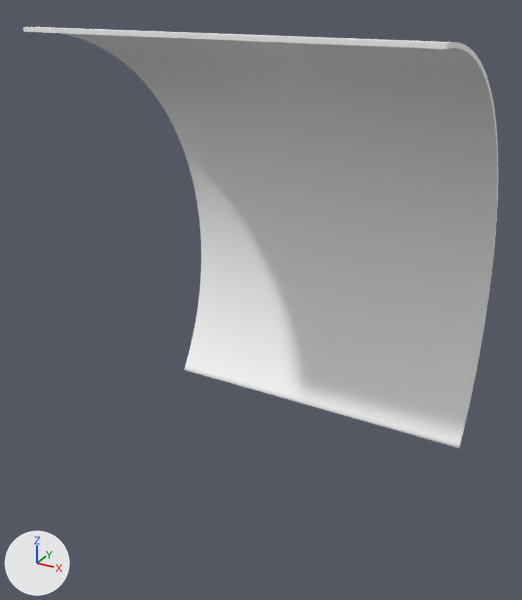
What one commit did to the FBX model Assets/Art/Meshs/1-Enviros/Kit/ArchWall/SM_ArchWall_MediumCut.fbx.
Camera for both pictures: a camera (50 mm lens) standing at (3.55, -13.14, 0.96) and looking at (-5.71, 3.7, -7.46). The lights are fixed; the arrows at lower left show +X, +Y and +Z. The older version comes first. Where no turn or scale is listed for an object, it has been applied to the vertices.

In view in the first picture: 'SM_ArchWall_MediumCut'.
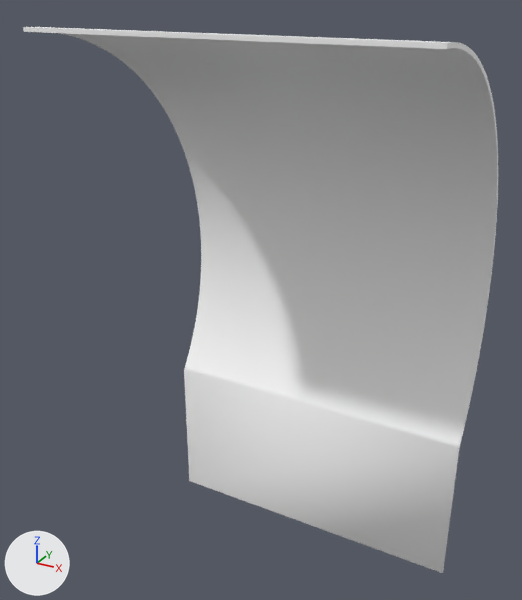
Location of each change, [x1, y1, x2, y2] in pixels of the pictures (522 x 600 px):
'SM_ArchWall_MediumCut', reshaped (30% taller): before [23, 27, 498, 448]; after [23, 27, 498, 573]
part 1 of me_scene_003, built on: before [189, 371, 457, 448]; after [184, 370, 459, 573]

The change, as a diff of the scene's bpy script:
```diff
--- a/Assets/Art/Meshs/1-Enviros/Kit/ArchWall/SM_ArchWall_MediumCut.fbx.py
+++ b/Assets/Art/Meshs/1-Enviros/Kit/ArchWall/SM_ArchWall_MediumCut.fbx.py
@@ me_scene_003 @@
 # used by ob_sm_archwall_mediumcut; location = (0.0, 0.0, 0.0)
 # verts and faces of me_scene_003; kept vertices keep their numbers, new ones are numbered from 420
 # before: 0 (0.0, 5.79, -11.96) at pixel (459, 448), 1 (-10.0, 5.79, -11.96) at pixel (185, 370), 2 (0.0, 5.72, -11.9) at pixel (459, 448), 3 (-10.0, 5.72, -11.9) at pixel (183, 369)
-me_scene_003.from_pydata(...)  # 420 vertices, 418 faces; spans x -10.0..0.0, y 0.0..7.2, z -11.96..0.0
+me_scene_003.from_pydata(...)  # 424 vertices, 422 faces; spans x -10.0..0.0, y 0.0..7.2, z -16.9..0.0
+# me_scene_003 part 1
+delete_faces([(0, 2, 3, 1)])
+for new, old in zip([*range(420, 424)], [*range(0, 4)]): verts[new] = verts[old] + (0.0, 0.0, -4.94)
+faces += [(420, 422, 423, 421), (0, 420, 421, 1), (1, 421, 423, 3), (2, 3, 423, 422), (0, 2, 422, 420)]
 me_scene_003.materials.append(mat_probuilderdefault_004)
```
